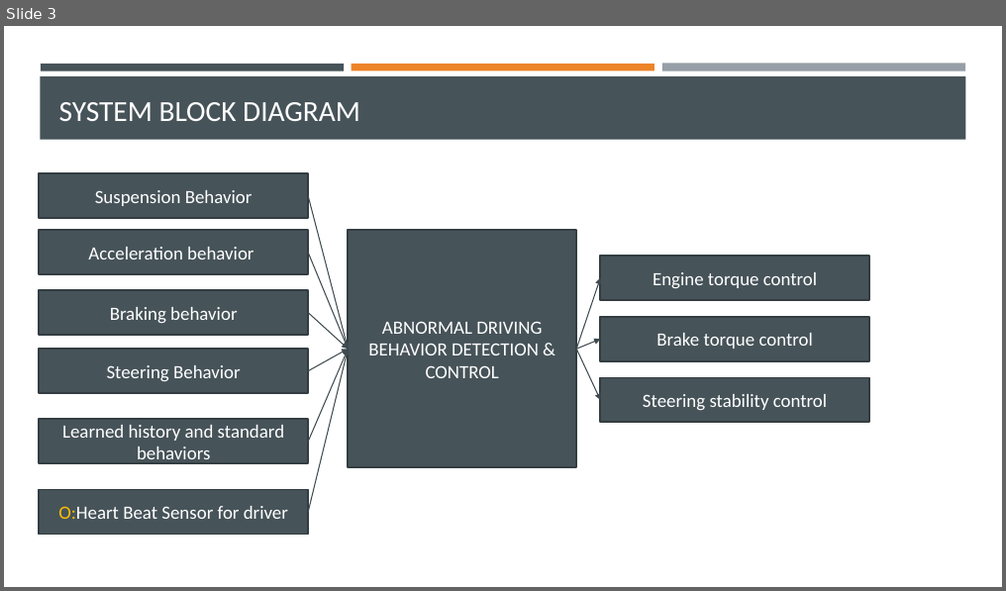
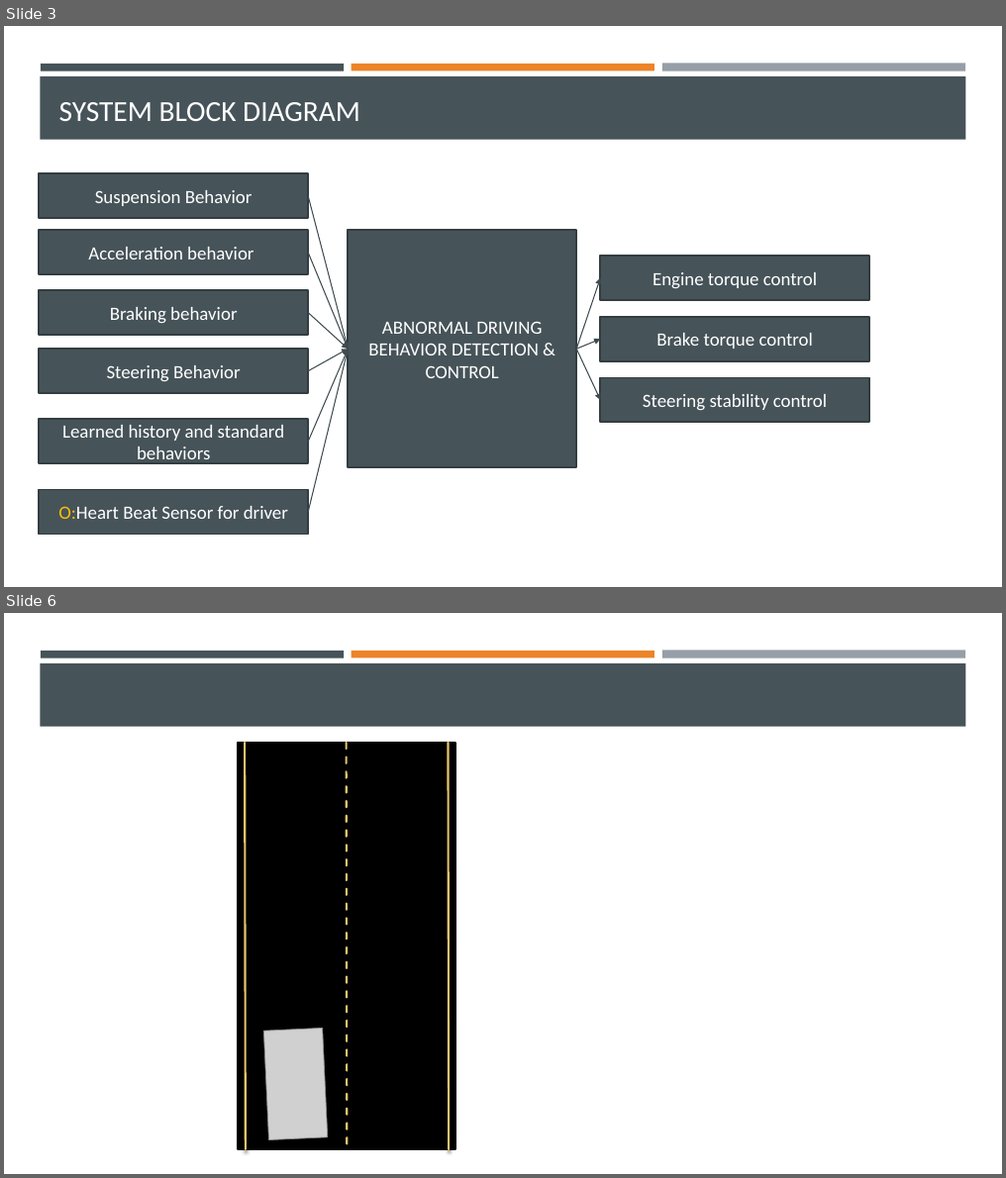
Before and after one commit to xaviervinu/mtechproject, a slide deck: doc/Vinu_Xavier_16MPD0024_Status_01.pptx. Shown one above the other, each under a label of ours: slide 3 before the commit, slides 3 and 6 after it; the slides between them are not shown. The pictures are 1006x591 and 1006x1178 pixels, drawn with LibreOffice and Linux fonts; fonts in the diff are those of the drawing; grey boxes stand for pictures. Boxes give left, top, right and bottom in pixels: in the first picture for what was removed or moved away, otherwise in the second. Text is boxed around its words. In the diff, an @@ line names an element or a change of style, - is before the commit and + after.

```diff
--- a/doc/Vinu_Xavier_16MPD0024_Status_01.pptx
+++ b/doc/Vinu_Xavier_16MPD0024_Status_01.pptx
@@ slide 6 added at box(4, 613, 1002, 1174), background #FFFFFF; not listed: 4 template elements that a slide beside it also shows @@
@@ rectangle added at box(238, 743, 455, 1150), fill #000000, outline #000000 1.75 pt @@
@@ line added from (245, 743) to (246, 1150), #E6C46D 2 pt @@
@@ line added from (347, 743) to (347, 1150), #E6C46D 2 pt dashed @@
@@ line added from (448, 743) to (449, 1150), #E6C46D 2 pt @@
@@ picture added at box(263, 1028, 328, 1141) @@
```
Also in this commit, not shown: 2 other slides added, 1 other file.
